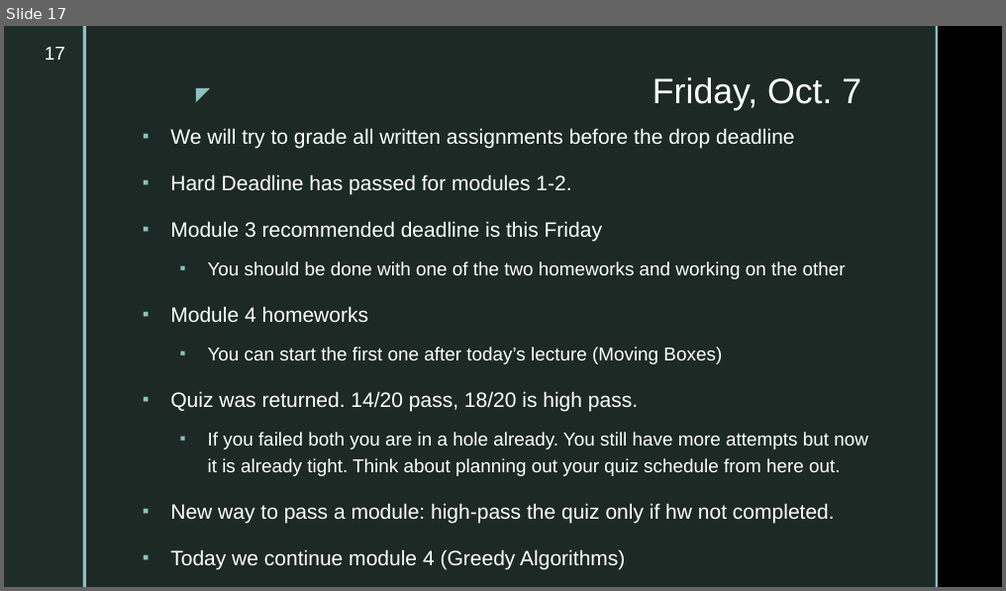
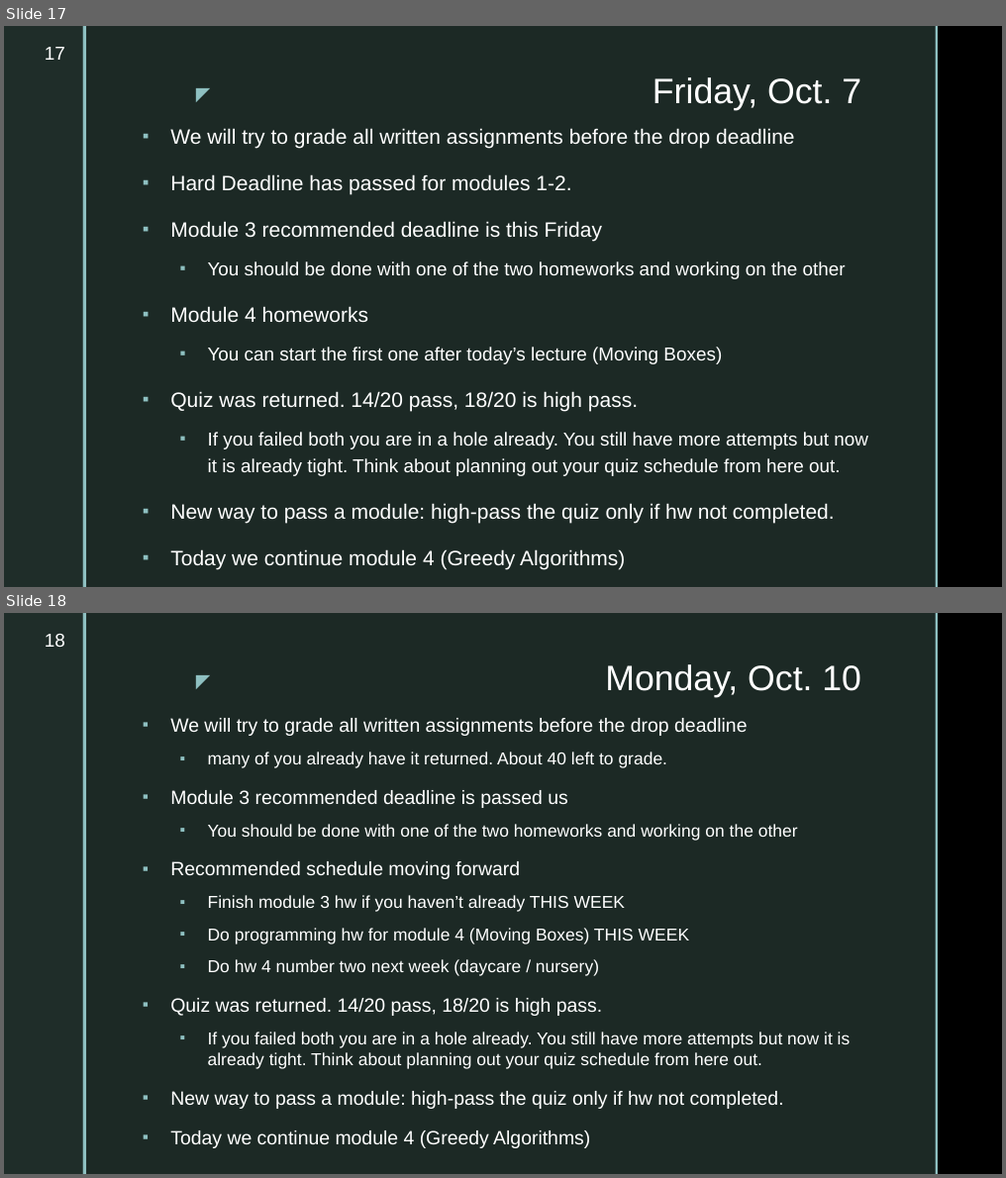
Before and after one commit to markfloryan/dsa2, a slide deck: slides/dailyannouncements.pptx. Shown one above the other, each under a label of ours: slide 17 before the commit, slides 17 and 18 after it. The pictures are 1006x591 and 1006x1178 pixels, drawn with LibreOffice and Linux fonts; fonts in the diff are those of the drawing; background and template pictures are left out. Boxes give left, top, right and bottom in pixels: in the first picture for what was removed or moved away, otherwise in the second. Text is boxed around its words. In the diff, an @@ line names an element or a change of style, - is before the commit and + after.

Commit message:
slides

```diff
--- a/slides/dailyannouncements.pptx
+++ b/slides/dailyannouncements.pptx
@@ slide 18 added at box(4, 613, 1002, 1174), background picture (left out); not listed: 5 template elements that a slide beside it also shows @@
@@ page number added at box(45, 634, 65, 647), 18 pt, text #FFFFFF @@
+18
@@ title added at box(605, 664, 861, 697), 34 pt, text #FFFFFF @@
+Monday, Oct. 10
@@ text added at box(170, 718, 850, 1149), 16.6 pt, text #FFFFFF @@
+▪ We will try to grade all written assignments before the drop deadline
+  ▪ many of you already have it returned. About 40 left to grade.
+▪ Module 3 recommended deadline is passed us
+  ▪ You should be done with one of the two homeworks and working on the other
+▪ Recommended schedule moving forward
+  ▪ Finish module 3 hw if you haven’t already THIS WEEK
+  ▪ Do programming hw for module 4 (Moving Boxes) THIS WEEK
+  ▪ Do hw 4 number two next week (daycare / nursery)
+▪ Quiz was returned. 14/20 pass, 18/20 is high pass.
+  ▪ If you failed both you are in a hole already. You still have more attempts but now it is already tight. Think about planning out your quiz schedule from here out.
+▪ New way to pass a module: high-pass the quiz only if hw not completed.
+▪ Today we continue module 4 (Greedy Algorithms)
```
Also in this commit, not shown: 1 other file.
